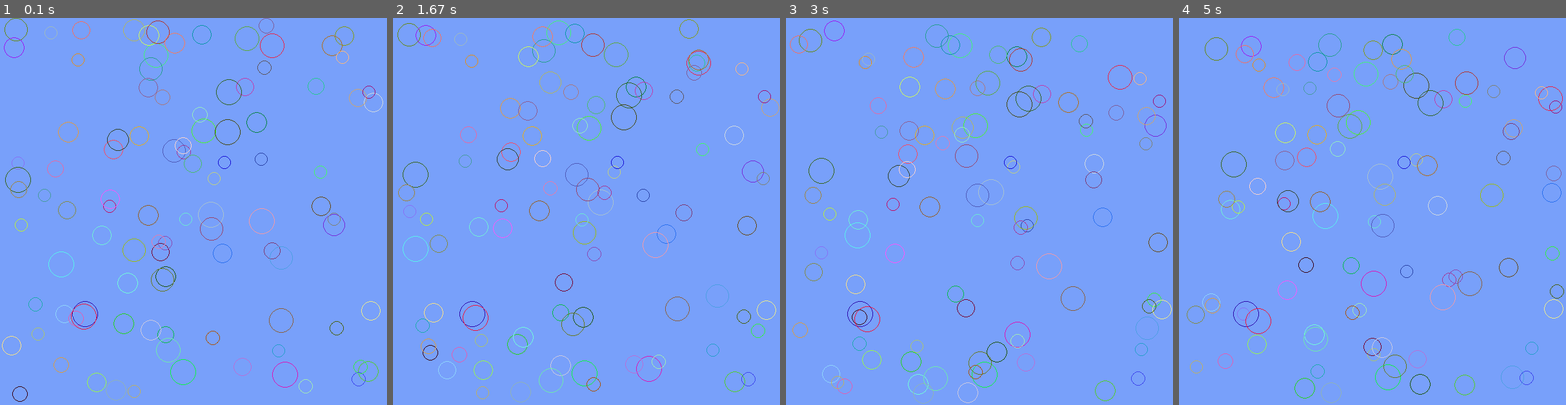
Above: before the commit, frames 1-4 (left to right).
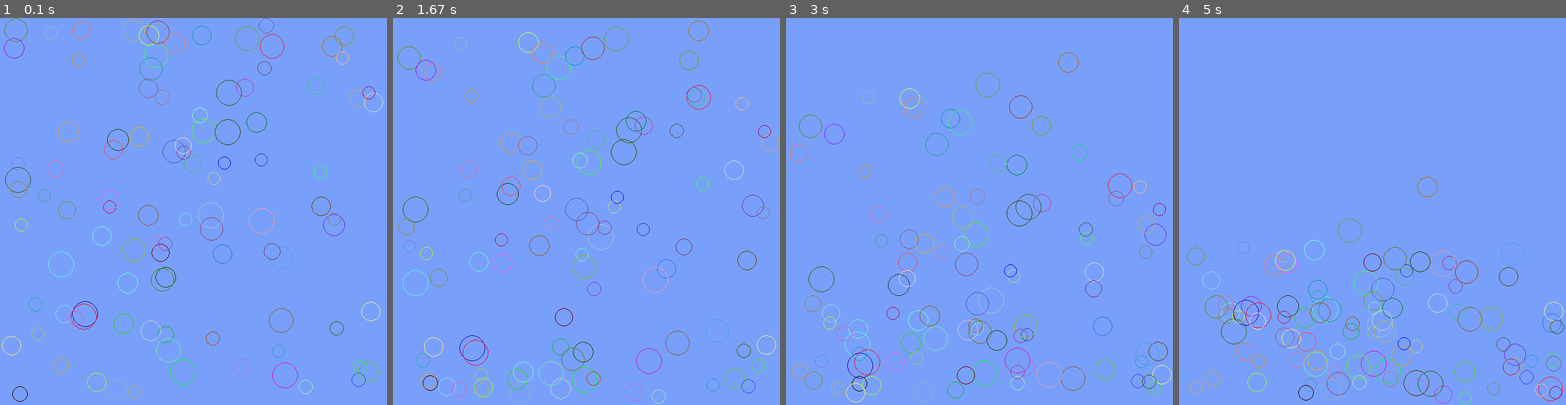
Above: after the commit, the same moments.

Repository: maciejbac/pyGame
Game: pygame game, started from main.py
Two runs of this game, one before a commit and one after it. Both use one fixed random seed, a clock stepped at 60 frames per second and the inputs below.
Inputs:
- Up to frame 1 (0.1 s): no input
- Up to frame 2 (1.67 s): no input
- Up to frame 3 (3 s): no input
- Up to frame 4 (5 s): no input

The runs differ from the first frame. In frame 1, 1.2% of the frame differs, in the area x 1-99%, y 0-99%; in frame 2, 4.2%; in frame 3, 4.2%, in the area x 1-100%, y 0-100%; in frame 4, 4.2%.

Commit message:
Added gravity vector to particle velocity

Diff:
--- a/main.py
+++ b/main.py
@@ -13,6 +13,7 @@
 background_color = (120, 160, 250)
 pygame.display.set_caption('Ball game')
 particle_count = 100
+gravity = (math.pi, 0.01)
 
 # Initialize the screen object
 screen = pygame.display.set_mode((width, height))
@@ -45,6 +46,8 @@
         self.x += math.sin(self.angle) * self.speed
         self.y -= math.cos(self.angle) * self.speed
 
+        (self.angle, self.speed) = add_vectors(self.angle, self.speed, *gravity)
+
     # if statements that detect and respond to collisions. Each if statement handles 1 out of 4 sides of the window.
     def bounce(self):
         if self.x > width - self.size:
@@ -67,6 +70,10 @@
 def add_vectors(angle1, length1, angle2, length2):
     x = math.sin(angle1) * length1 + math.sin(angle2) * length2
     y = math.cos(angle1) * length1 + math.cos(angle2) * length2
+
+    length = math.hypot(x, y)
+    angle = 0.5 * math.pi - math.atan2(y, x)
+    return angle, length
 
 
 # Create a number of Particle objects using random values to populate the screen
